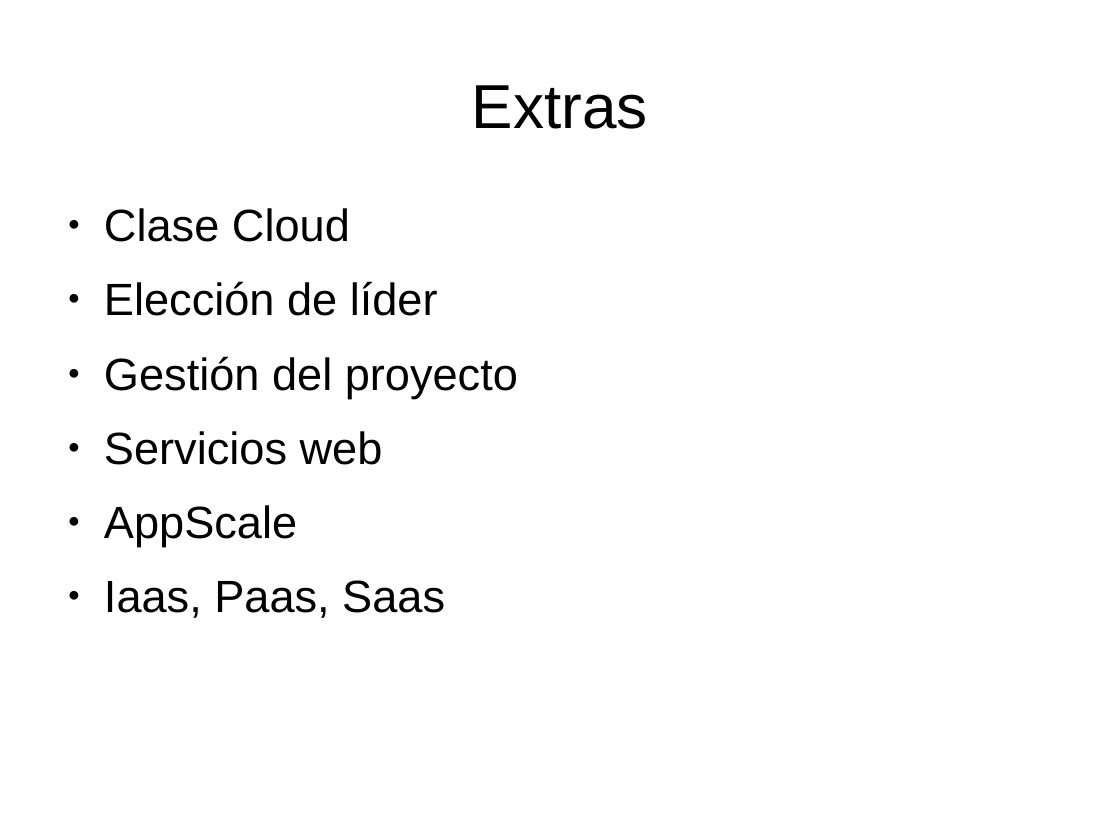
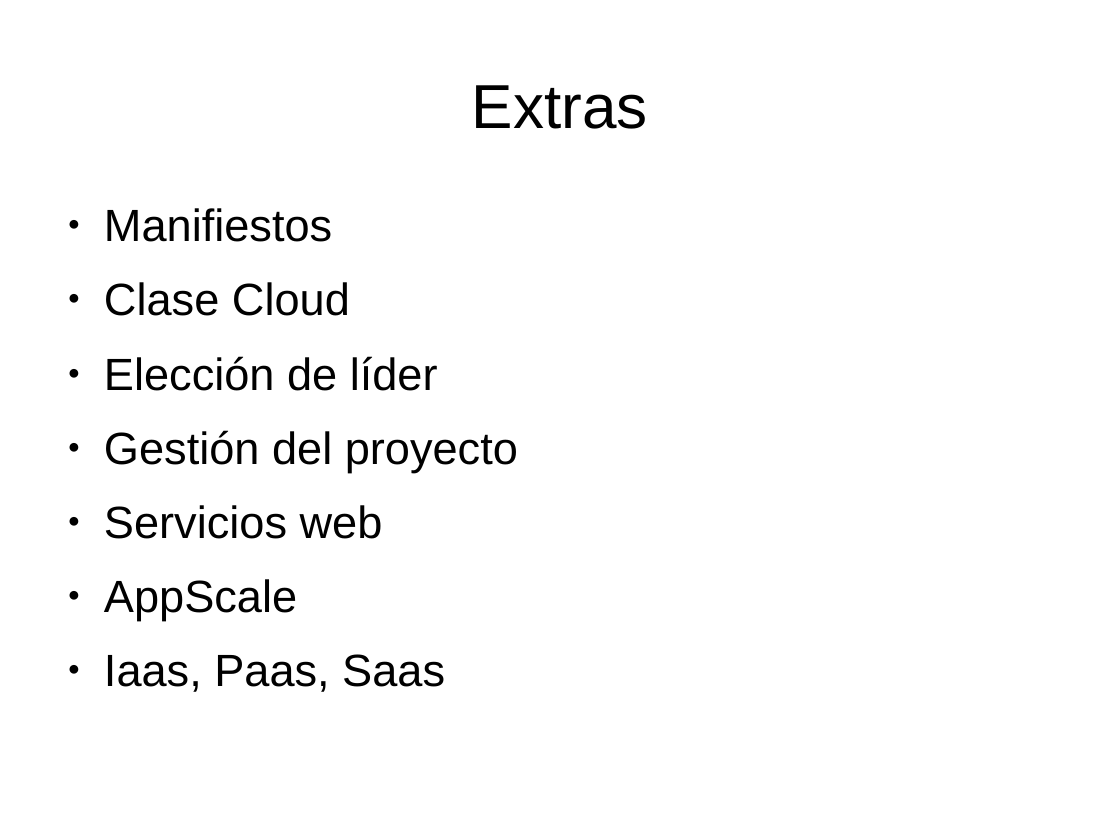
Before and after one commit to dcere/pfc, a slide deck: slide 23 of adm/presentacion/presentacion.odp. Drawn at 1120x840 pixels with LibreOffice and Linux fonts; fonts in the diff are those of the drawing. Boxes give left, top, right and bottom in pixels: in the first picture for what was removed or moved away, otherwise in the second. Text is boxed around its words. In the diff, an @@ line names an element or a change of style, - is before the commit and + after.

Commit message:
[adm] Presentation: Manifest extra + Rec dist -> rec dist + Minor changes

```diff
--- a/adm/presentacion/presentacion.odp
+++ b/adm/presentacion/presentacion.odp
@@ text at (x1=104, y1=208, x2=332, y2=242): paragraph added @@
+● Manifiestos
```
Also in this commit, not shown: 2 other slides changed, 2 slides added, 1 other file.
